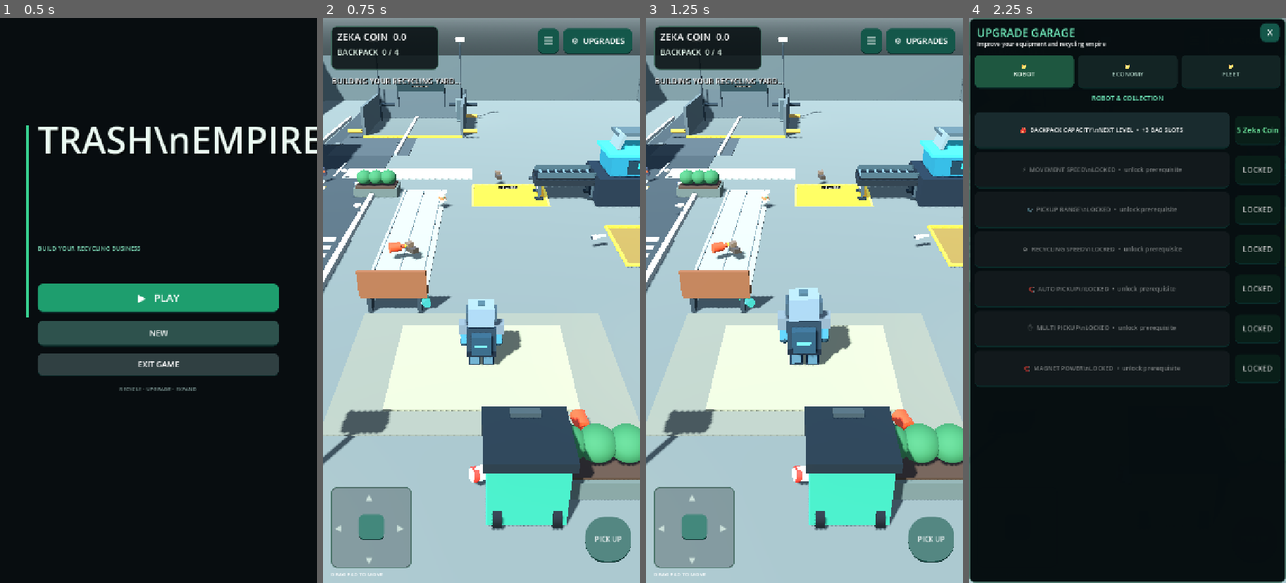
Above: before the commit, frames 1-4 (left to right).
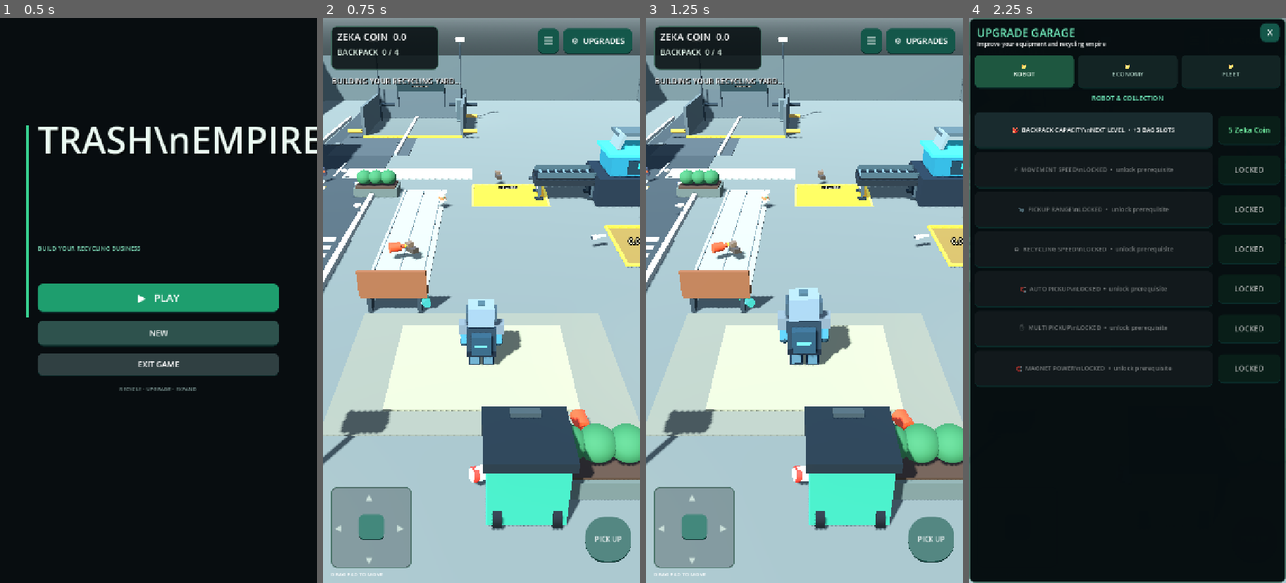
Above: after the commit, the same moments.

Repository: zekainstabot/trash-empire
Game: Godot game, scene res://Scenes/Main.tscn
Two runs of this game, one before a commit and one after it. Both use one fixed random seed, a clock stepped at 60 frames per second and the inputs below.
Inputs:
- Up to frame 1 (0.5 s): no input
- Up to frame 2 (0.75 s): click "▶ PLAY" at 0.5 s
- Up to frame 3 (1.25 s): no input
- Up to frame 4 (2.25 s): click "PICK UP" at 1.25 s; click "⚙ UPGRADES" at 2 s

Frame 1 is identical in both runs. In frame 2, less than 0.1% of the frame differs, in the area x 96-100%, y 38-41%; in frame 3, less than 0.1%; in frame 4, 2.4%, in the area x 13-98%, y 16-66%.

Commit message:
Complete Zeka Coin currency labels and widen price display

Diff:
--- a/Scripts/main.gd
+++ b/Scripts/main.gd
@@ -435,7 +435,7 @@
 	else:
 		var costs := [0.0, 12.0, 35.0, 80.0, 160.0]
 		var names := ["", "", "ADD SHREDDER", "ADD GRANULATOR", "ADD TEDDY BEAR FACTORY", "ADD PACKAGING + TRUCK"]
-		label.text = "%s\n$%.0f" % [names[factory_stage + 1], costs[factory_stage]]
+		label.text = "%s\n%.0f Zeka Coin" % [names[factory_stage + 1], costs[factory_stage]]
 
 func _build_factory_expansion() -> void:
 	if not is_instance_valid(factory_visual_root):
@@ -534,7 +534,7 @@
 	var costs := [0.0, 12.0, 35.0, 80.0, 160.0]
 	var names := ["", "", "SHREDDER", "GRANULATOR", "TEDDY BEAR FACTORY", "PACKAGING + TRUCK"]
 	var cost: float = costs[factory_stage]
-	factory_build_label.text = "BUILD %s\n$%.1f / $%.0f\nSTAY HERE TO PAY" % [names[factory_stage + 1], factory_build_paid, cost]
+	factory_build_label.text = "BUILD %s\n%.1f Zeka Coin / %.0f Zeka Coin\nSTAY HERE TO PAY" % [names[factory_stage + 1], factory_build_paid, cost]
 
 func _build_factory_module(stage: int) -> void:
 	var z_positions := [0.0, 0.0, -0.5, 5.0, 10.5, 16.0]
@@ -1326,7 +1326,7 @@
 			upgrade_row.add_child(row)
 
 			var price_panel := PanelContainer.new()
-			price_panel.custom_minimum_size = Vector2(104, 66)
+			price_panel.custom_minimum_size = Vector2(142, 66)
 			price_panel.size_flags_vertical = Control.SIZE_SHRINK_CENTER
 			price_panel.add_theme_stylebox_override("panel", _button_style(Color(0.035, 0.12, 0.095)))
 			upgrade_row.add_child(price_panel)
@@ -1660,7 +1660,7 @@
 			var rare_type := String(nearest.get_meta("rare_type"))
 			var bonus := 8.0 if rare_type == "gold" else 2.0
 			money += bonus
-			_set_message("%s rare scrap found! Bonus +$%.2f" % [rare_type.to_upper(), bonus])
+			_set_message("%s rare scrap found! Bonus +%.2f Zeka Coin" % [rare_type.to_upper(), bonus])
 		nearest.queue_free()
 		trash_nodes.erase(nearest)
 		carried += 1
@@ -2164,7 +2164,7 @@
 		if is_instance_valid(zone):
 			var label := zone.get_node_or_null("UnlockZoneLabel") as Label3D
 			if is_instance_valid(label):
-				label.text = "UNLOCKING DISTRICT %d\n$%.1f / $%.0f" % [yard_stage + 1, district_build_paid, cost]
+				label.text = "UNLOCKING DISTRICT %d\n%.1f Zeka Coin / %.0f Zeka Coin" % [yard_stage + 1, district_build_paid, cost]
 	if district_build_paid >= cost - 0.001:
 		_complete_district_unlock()
 	elif money <= 0.001 and not district_no_money_notified:
